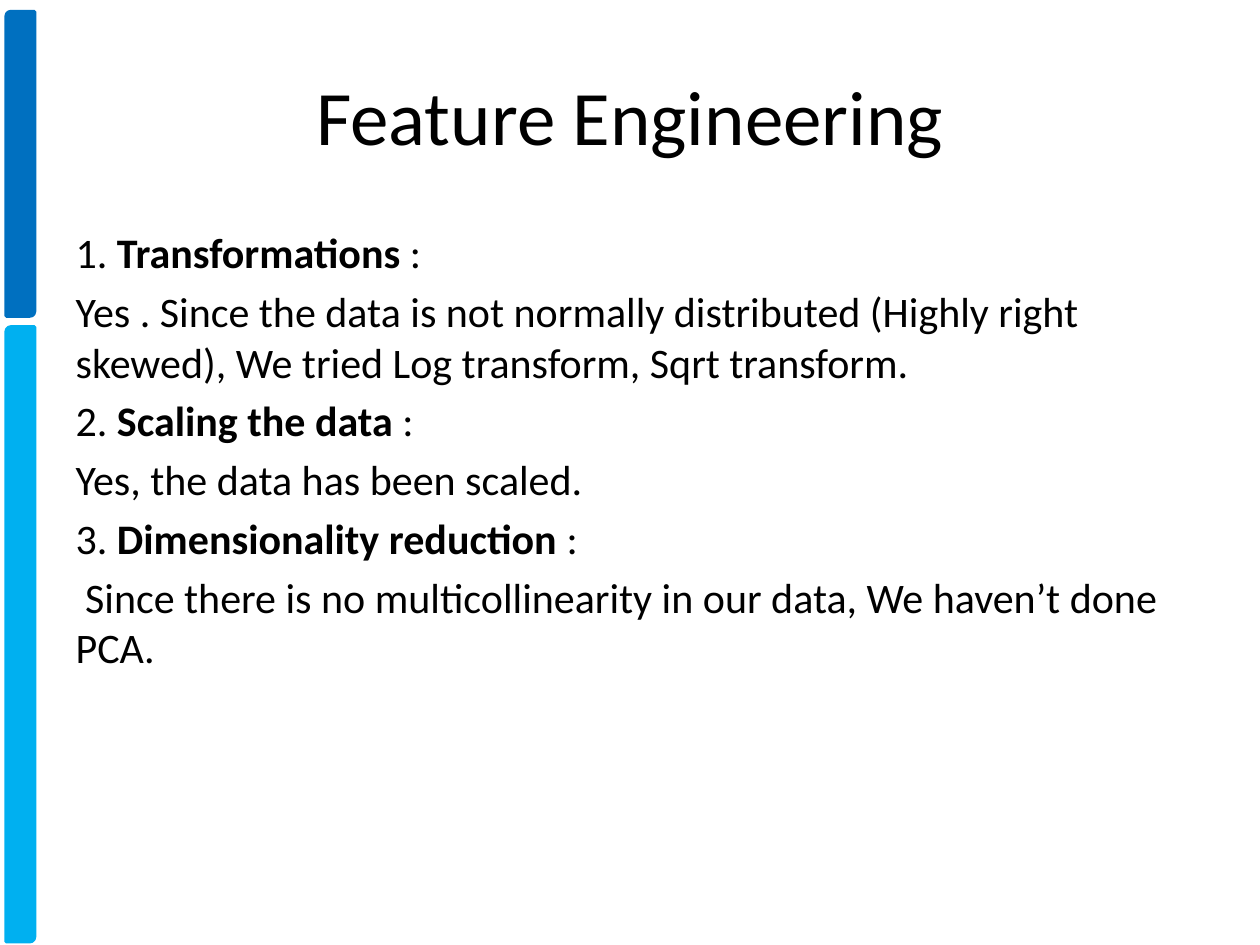
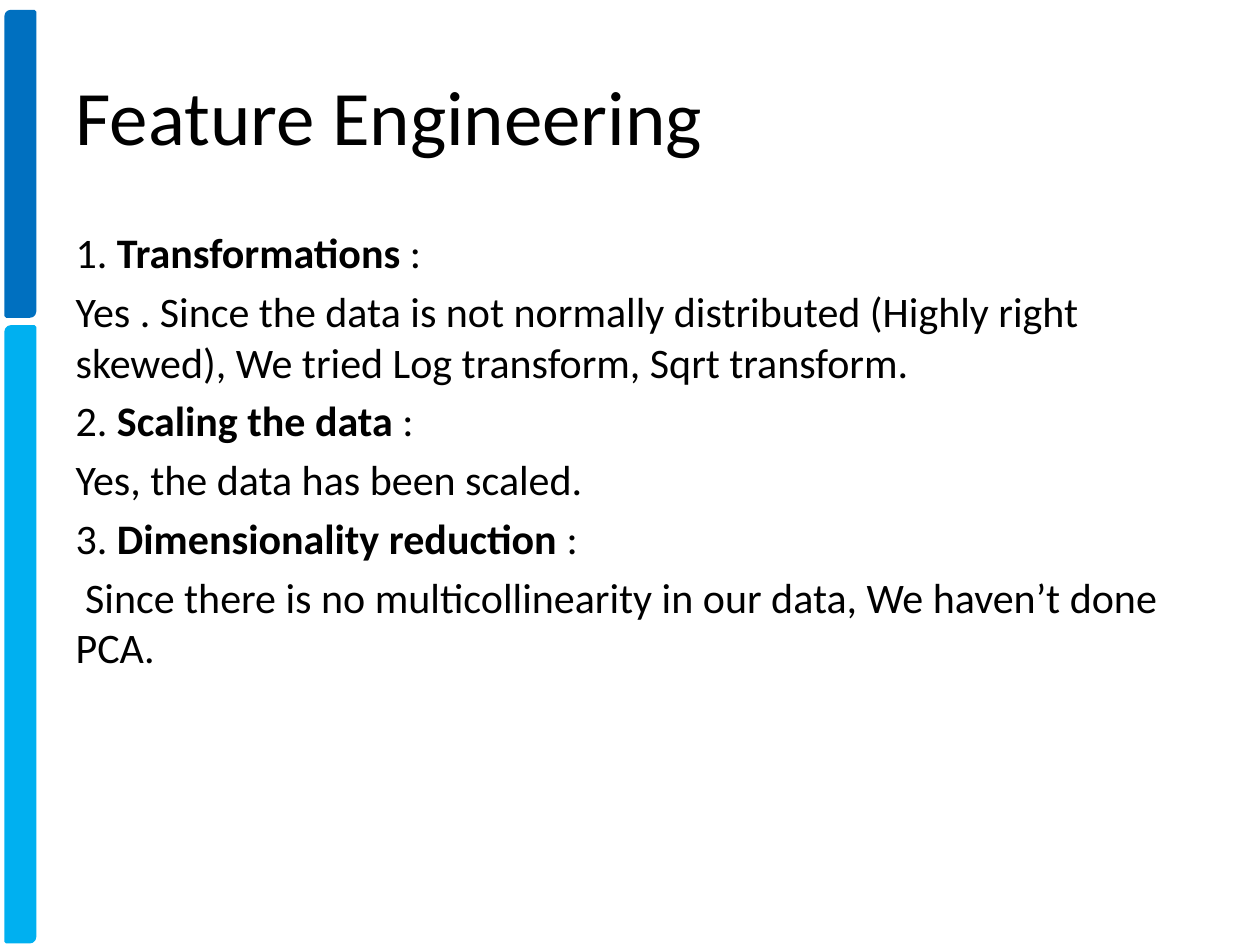
Before and after one commit to xavierigneous/Vehicle-Loan-Default-Prediction, a slide deck: slide 8 of Vehicle Loan Default Prediction.pptx (slide 7 before the commit). Drawn at 1260x945 pixels with LibreOffice and Linux fonts; fonts in the diff are those of the drawing; background and template pictures are left out. Boxes give left, top, right and bottom in pixels: in the first picture for what was removed or moved away, otherwise in the second. Text is boxed around its words. In the diff, an @@ line names an element or a change of style, - is before the commit and + after.

```diff
--- a/Vehicle Loan Default Prediction.pptx
+++ b/Vehicle Loan Default Prediction.pptx
@@ title "Feature Engineering" at <box>76,92,702,159</box>: alignment centre to left @@
```
Also in this commit, not shown: 5 other slides changed, 2 slides added, 1 slide removed, 3 other files.
